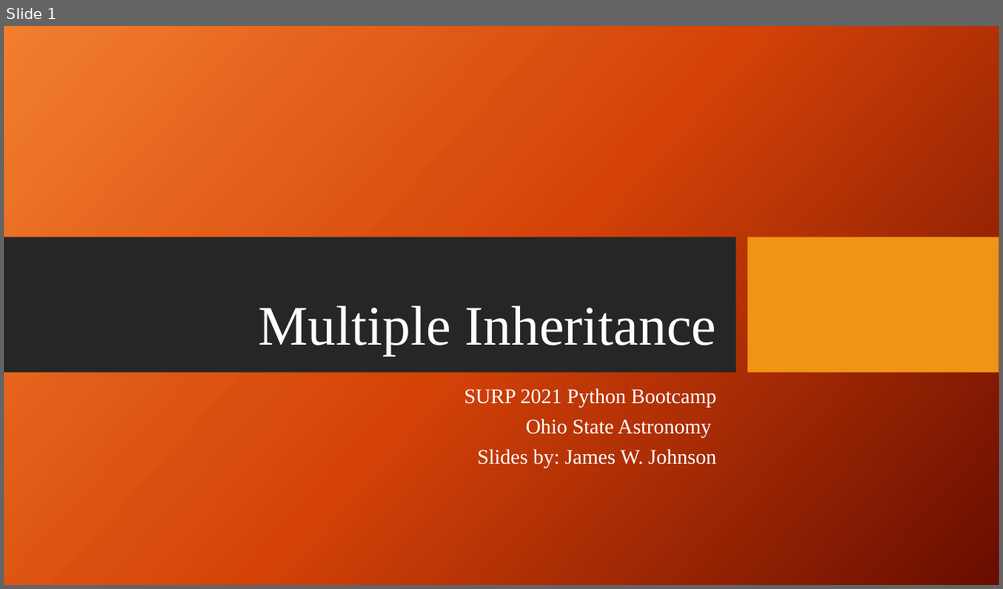
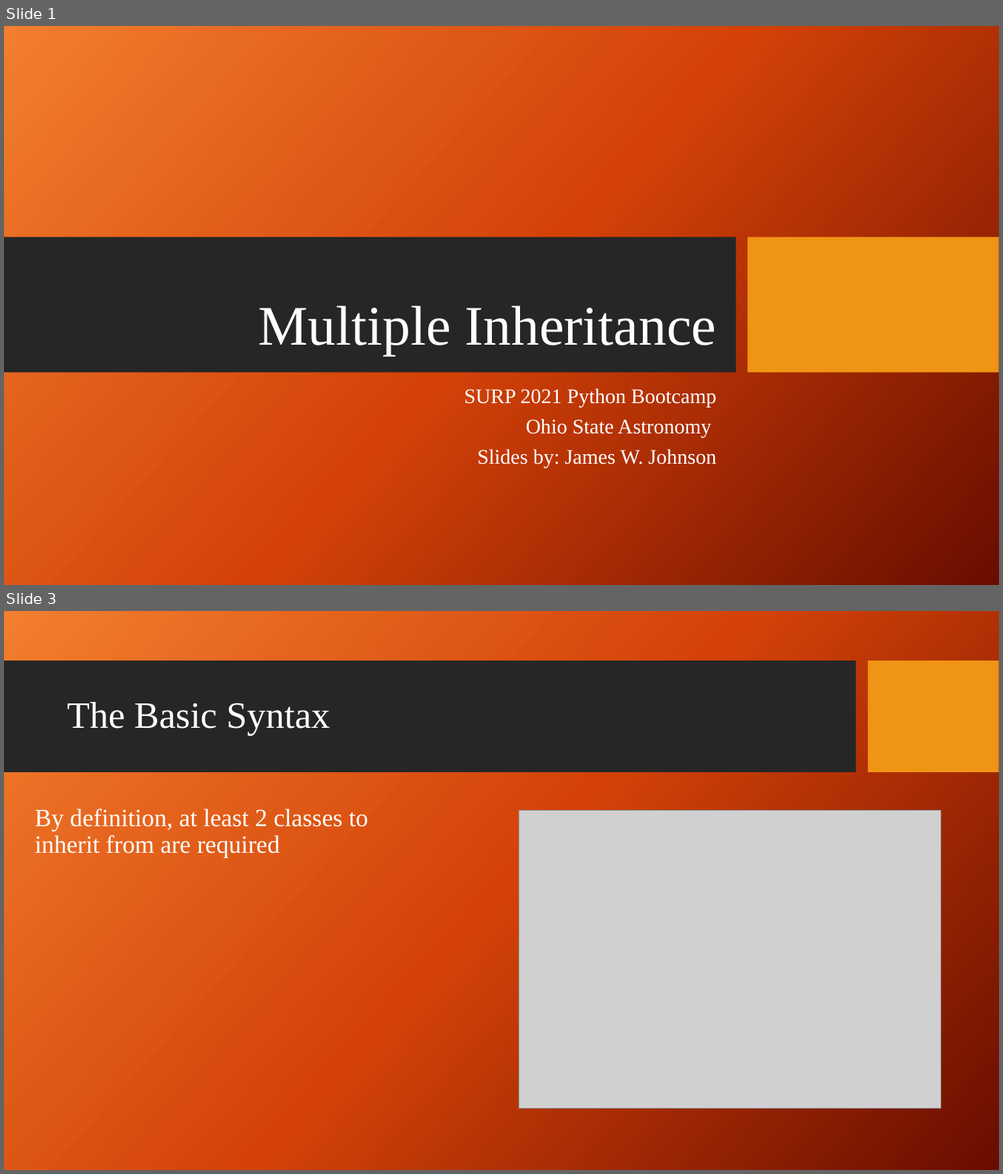
Before and after one commit to giganano/PythonBootcamp, a slide deck: slides/multiple_inheritance.pptx. Shown one above the other, each under a label of ours: slide 1 before the commit, slides 1 and 3 after it; the slides between them are not shown. The pictures are 1003x589 and 1003x1174 pixels, drawn with LibreOffice and Linux fonts; fonts in the diff are those of the drawing; grey boxes stand for pictures; background and template pictures are left out. Boxes give left, top, right and bottom in pixels: in the first picture for what was removed or moved away, otherwise in the second. Text is boxed around its words. In the diff, an @@ line names an element or a change of style, - is before the commit and + after.

Commit message:
slides: multiple inheritance slides updated

```diff
--- a/slides/multiple_inheritance.pptx
+++ b/slides/multiple_inheritance.pptx
@@ slide 3 added at box(4, 611, 999, 1170), background picture (left out) @@
@@ rectangle added at box(4, 661, 855, 773), fill #262626 @@
@@ rectangle added at box(868, 661, 999, 773), fill #F09415 @@
@@ title added at box(67, 702, 330, 736), 36 pt, text #FFFFFF @@
+The Basic Syntax
@@ text added at box(35, 809, 368, 858), 24 pt, text #FFFFFF @@
+By definition, at least 2 classes to inherit from are required
@@ picture added at box(519, 811, 940, 1109) @@
```
Also in this commit, not shown: 5 slides changed, 6 other slides added, 4 slides removed.
